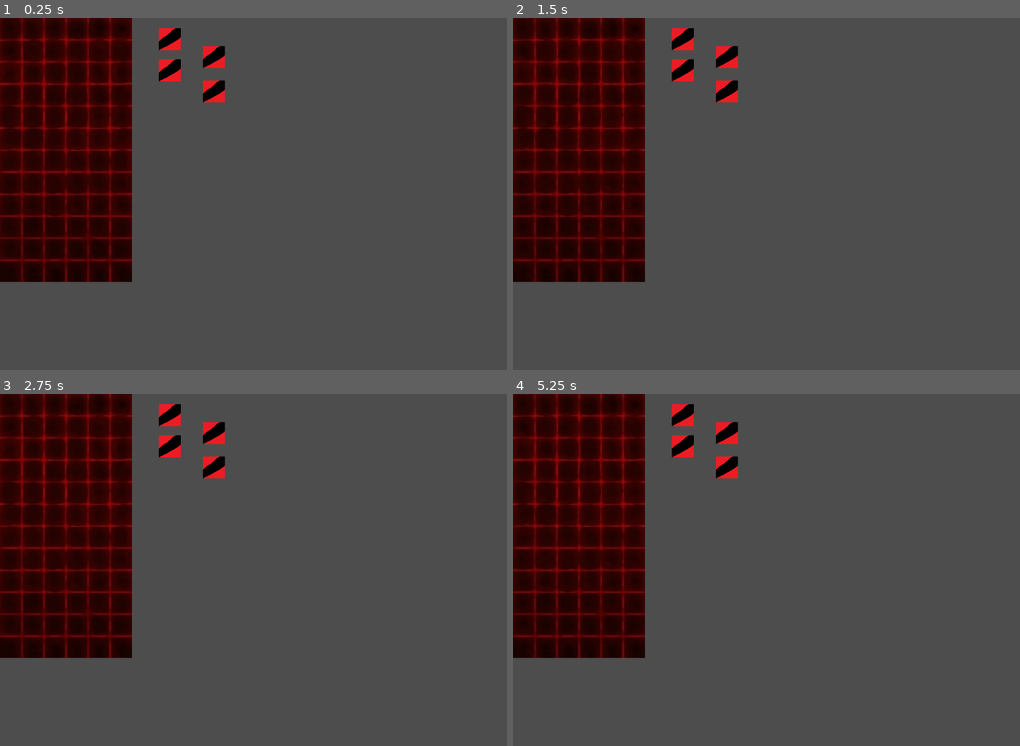
Above: before the commit, frames 1-4 (two rows, left to right).
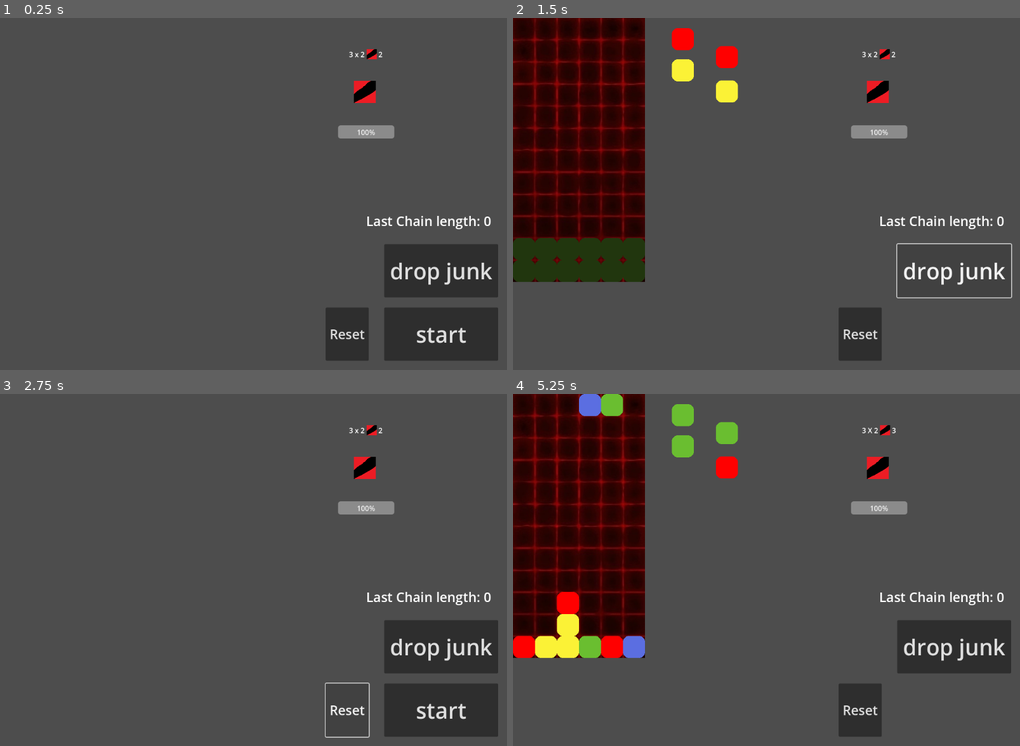
Above: after the commit, the same moments.

Repository: MarGamaDev/PuyoPuyoLike
Game: Godot game, scene res://Scenes/combat.tscn
The game is run twice, just before and just after one commit, with the same random seed, the same clock (stepped at 60 frames per second) and the same inputs. Before the commit the project starts from res://testing scenes/box_testing_scene.tscn. The engine's default icon, where the game draws it, is replaced by a stand-in: a white triangle on a blue panel in a dark square.
Inputs (mouse positions are in pixels of both pictures, inside the frame that each line leads up to):
- Up to frame 1 (0.25 s): no input
- Up to frame 2 (1.5 s): click (954, 334) at 0.5 s, where only the run after the commit has a clickable "start"; click (954, 271) at 1.25 s, where only the run after the commit has a clickable "drop junk"
- Up to frame 3 (2.75 s): click (344, 710) at 2 s, where only the run after the commit has a clickable "Reset"
- Up to frame 4 (5.25 s): click (954, 710) at 2.75 s, where only the run after the commit has a clickable "start"; tap Enter at 3.5 s; hold D (puyo_right) 3.53-4.28 s; tap 1 (TESTING_player_spawn) at 3.6, 5.1 s; tap Space at 4.25 s; hold S (puyo_down) 4.28-5.03 s; tap J (puyo_rotate) at 4.35 s; hold D (puyo_right) from 5.03 s (still down)

The runs differ from the first frame. In frame 1, 30% of the frame differs, in the area x 0-99%, y 0-98%; in frame 2, 7.1%; in frame 3, 29%; in frame 4, 9.3%.

Commit message:
Adds player that can take and process damage

Diff:
--- a/Scenes/combat.tscn
+++ b/Scenes/combat.tscn
@@ -1,8 +1,7 @@
-[gd_scene load_steps=6 format=3 uid="uid://d3naap4gnytxh"]
+[gd_scene load_steps=5 format=3 uid="uid://d3naap4gnytxh"]
 
 [ext_resource type="Script" uid="uid://b0h0tx4msve02" path="res://Scripts/Combat/combat_manager.gd" id="1_4ln8h"]
 [ext_resource type="PackedScene" uid="uid://bx5kscp85ypry" path="res://Scenes/Combat/Enemy/enemy.tscn" id="1_7jmb3"]
-[ext_resource type="PackedScene" uid="uid://iwmh6o3tuio" path="res://Scenes/combat_test_input.tscn" id="2_fe60u"]
 [ext_resource type="PackedScene" uid="uid://buetvmo3m42v5" path="res://Scenes/puyo_manager.tscn" id="4_ubpar"]
 [ext_resource type="PackedScene" uid="uid://dh8e8u4ch381l" path="res://Scenes/combat_player.tscn" id="5_ut0kg"]
 
@@ -12,15 +11,12 @@
 [node name="Enemy" parent="." instance=ExtResource("1_7jmb3")]
 position = Vector2(829, 168)
 
-[node name="combat_test_input" parent="." instance=ExtResource("2_fe60u")]
-visible = false
-
 [node name="PuyoManager" parent="." instance=ExtResource("4_ubpar")]
 
-[node name="combat_player" parent="." instance=ExtResource("5_ut0kg")]
+[node name="Player" parent="." instance=ExtResource("5_ut0kg")]
 
-[connection signal="add_player_counter" from="." to="combat_player" method="_on_combat_add_player_counter"]
-[connection signal="add_player_shield" from="." to="combat_player" method="_on_combat_add_player_shield"]
-[connection signal="on_data_submitted" from="combat_test_input" to="." method="process_player_attack"]
+[connection signal="add_player_counter" from="." to="Player" method="add_counter"]
+[connection signal="add_player_shield" from="." to="Player" method="add_shield"]
+[connection signal="on_enemy_attack" from="." to="Player" method="receive_attack"]
 [connection signal="on_end_player_turn" from="PuyoManager" to="." method="end_player_turn"]
 [connection signal="player_attack" from="PuyoManager" to="." method="process_player_attack"]
--- a/Scenes/combat_player.tscn
+++ b/Scenes/combat_player.tscn
@@ -1,6 +1,6 @@
 [gd_scene load_steps=2 format=3 uid="uid://dh8e8u4ch381l"]
 
-[ext_resource type="Script" uid="uid://balhx1a6a7qjn" path="res://scripts/Combat/combat_player.gd" id="1_0shjb"]
+[ext_resource type="Script" uid="uid://balhx1a6a7qjn" path="res://Scripts/Combat/player.gd" id="1_0shjb"]
 
 [node name="combat_player" type="Node2D"]
 script = ExtResource("1_0shjb")
--- a/Scripts/Combat/Enemy/enemy.gd
+++ b/Scripts/Combat/Enemy/enemy.gd
@@ -32,7 +32,7 @@
 
 	combat_manager = get_node("/root/Combat")
 	combat_manager.connect("deal_player_damage", take_player_attack)
-	combat_manager.connect("on_turn_taken", handle_turn)
+	combat_manager.connect("on_player_turn_taken", handle_turn)
 	combat_manager.register_enemy(self)
 
 	current_attack = attacks[0]
--- a/Scripts/Combat/combat_manager.gd
+++ b/Scripts/Combat/combat_manager.gd
@@ -4,8 +4,10 @@
 signal deal_player_damage(int)
 signal add_player_shield(int)
 signal add_player_counter(int)
-signal on_turn_taken()
-signal on_enemy_attack(enemy_attack: EnemyAttack)
+signal on_player_turn_taken()
+signal on_enemy_attack(attack: EnemyAttack)
+signal on_enemy_registered(enemy: Enemy)
+signal on_enemy_deregistered(enemy: Enemy)
 
 var enemies : Array = Array()
 
@@ -21,15 +23,17 @@
 	pass
 
 func end_player_turn() -> void:
-	on_turn_taken.emit()
+	on_player_turn_taken.emit()
 
 func process_enemy_attack(enemy_attack: EnemyAttack) -> void:
 	on_enemy_attack.emit(enemy_attack)
 
 func register_enemy(enemy : Enemy) -> void:
 	print("enemy registered")
+	on_enemy_registered.emit(enemy)
 	enemies.push_back(enemy)
 
 func deregister_enemy(enemy : Enemy) -> void:
 	print("enemy deregistered")
+	on_enemy_deregistered.emit(enemy)
 	enemies.erase(enemy)
--- /dev/null
+++ b/Scripts/Combat/player.gd
@@ -0,0 +1,55 @@
+class_name Player
+extends Node2D
+
+signal on_counter_gain(counter_gained: int)
+signal on_shield_gain(shield_gained: int)
+signal on_shield_lost(shield_lost: int)
+signal on_counter_triggered(counter_amount: int)
+signal on_player_attacked
+signal on_player_damage_taken(damage_taken: int, attack_type: EnemyAttack.EnemyAttackType)
+signal on_life_lost
+signal on_player_death
+
+var lives : int = 3
+var shield : int = 0
+var counter : int = 0
+
+func receive_attack(attack: EnemyAttack) -> void:
+	on_player_attacked.emit()
+	var damage_taken = 0
+	for i in range(attack.number_of_swings):
+		damage_taken += handle_damage(attack.damage)
+
+	on_player_damage_taken.emit(damage_taken, attack.attack_type)
+
+func add_counter(counter_gained: int) -> void:
+	on_counter_gain.emit(counter_gained)
+	counter += counter_gained
+
+func add_shield(shield_gained: int) -> void:
+	on_shield_gain.emit(shield_gained)
+	shield += shield_gained
+
+func handle_damage(damage: int) -> int:
+	if damage <= counter:
+		on_counter_triggered.emit(counter)
+		counter = 0
+		return 0
+
+	if shield > 0:
+		shield -= damage
+		if shield <= 0:
+			on_shield_lost.emit(damage - shield)
+			shield = 0
+			return -shield
+		else:
+			return 0
+
+	return damage
+
+func lose_life() -> void:
+	lives -= 1
+	if lives <= 0:
+		on_player_death.emit()
+	else:
+		on_life_lost.emit()
--- a/project.godot
+++ b/project.godot
@@ -11,7 +11,7 @@
 [application]
 
 config/name="Puyo-Puyo-Like"
-run/main_scene="uid://c6x4fp03itplm"
+run/main_scene="uid://d3naap4gnytxh"
 config/features=PackedStringArray("4.4", "GL Compatibility")
 config/icon="res://icon.svg"
 
--- a/scripts/Combat/combat_player.gd
+++ /dev/null
@@ -1,22 +0,0 @@
-extends Node2D
-
-signal counter_ready
-
-@export var shield : int = 0
-@export var counter : int = 0
-@export var counter_max : int = 8
-#var counter_flag = false
-
-
-func _on_combat_add_player_counter(new_counter : int) -> void:
-	counter += new_counter
-	if counter >= counter_max:
-		print("counter ready")
-		counter_ready.emit()
-		counter = 0 ##ask mar what they think about this
-	#print("counter: %s" % counter)
-
-
-func _on_combat_add_player_shield(new_shield : int) -> void:
-	shield += new_shield
-	#print("shield %s" % shield)
--- a/scripts/player_data.gd
+++ b/scripts/player_data.gd
@@ -6,6 +6,9 @@
 
 func _ready() -> void:
 	#adding all combos with blue, then green, e.c.t
+	initialize_puyo_pool()
+
+func initialize_puyo_pool() -> void:
 	for i in range(2, 6):
 		puyo_pool.append([2, i])
 	for i in range(3, 6):
Renamed: scripts/Combat/combat_player.gd.uid -> Scripts/Combat/player.gd.uid
